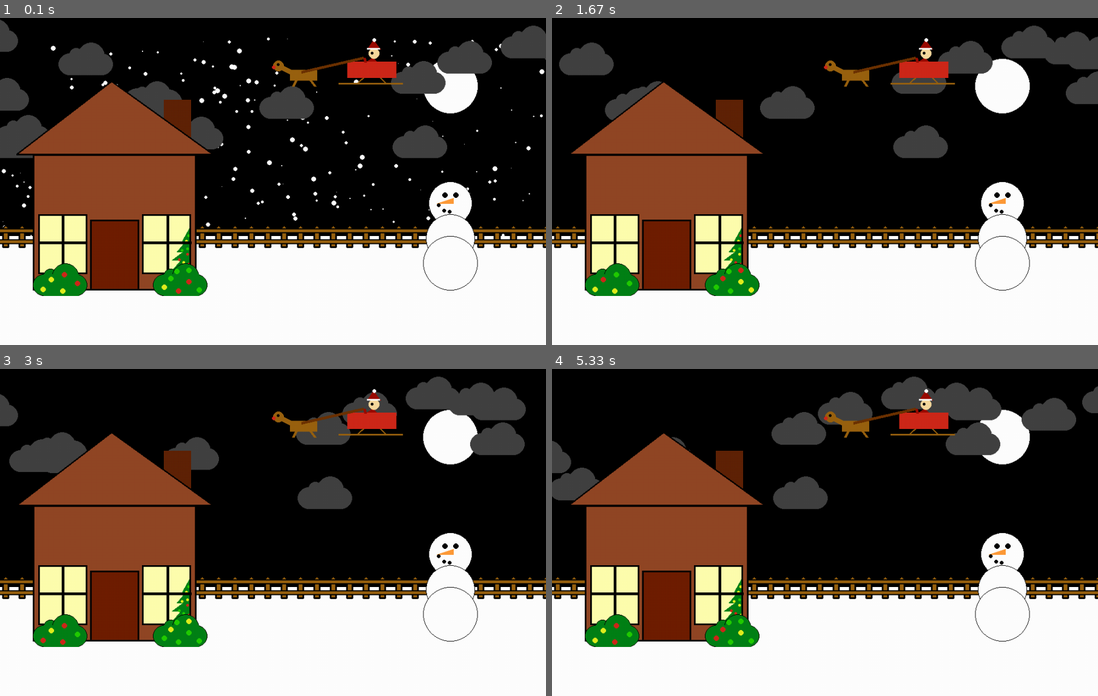
Above: before the commit, frames 1-4 (two rows, left to right).
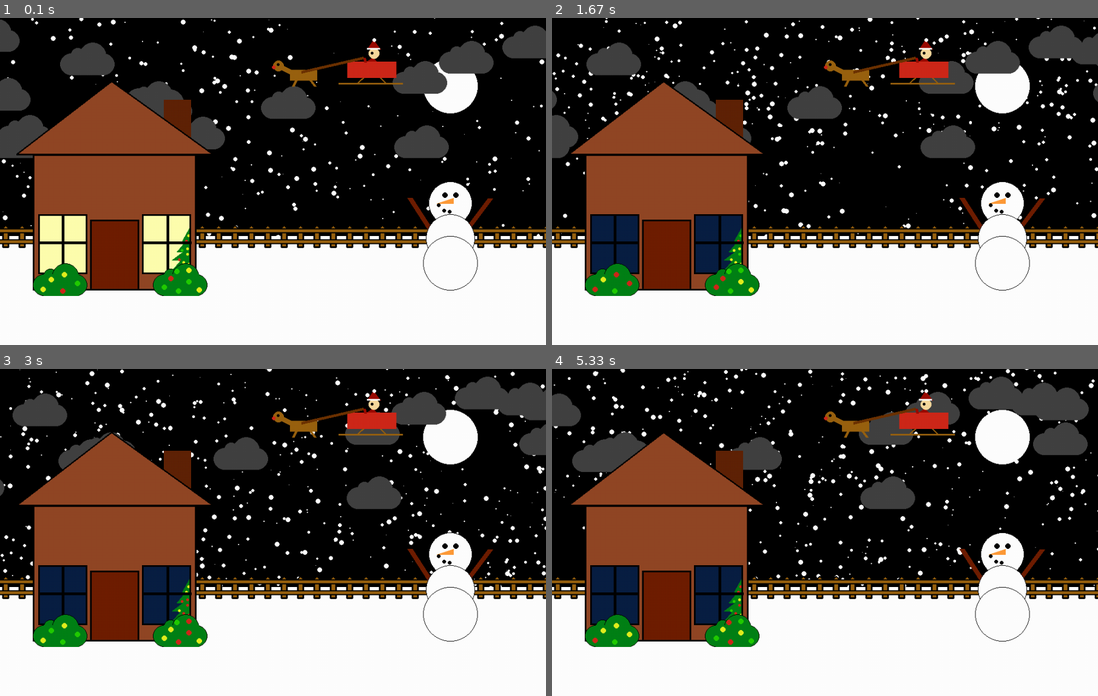
Above: after the commit, the same moments.

Repository: nicelion/snowy_day.py
Game: pygame game, started from snowy_day.py
Same seed, same stepped clock (60 frames per second), same inputs: the game is played once before the commit and once after it.
Inputs:
- Up to frame 1 (0.1 s): no input
- Up to frame 2 (1.67 s): tap Space at 0.33 s
- Up to frame 3 (3 s): no input
- Up to frame 4 (5.33 s): no input

The runs differ from the first frame. In frame 1, 2.6% of the frame differs, in the area x 0-100%, y 0-85%; in frame 2, 11%; in frame 3, 13%; in frame 4, 15%.

Commit message:
Add files via upload

Diff:
--- a/PYColor.py
+++ b/PYColor.py
@@ -27,7 +27,7 @@
     return (75, 200, 255)
 
 def blueColor():
-    return rgb(31, 121, 239)
+    return rgb(9, 32, 68)
 
 
 def brownColor():
--- a/snowy_day.py
+++ b/snowy_day.py
@@ -28,7 +28,7 @@
 
 # Timer
 clock = pygame.time.Clock()
-refresh_rate = 60
+refresh_rate = 30
 
 
 def draw_cloud(x, y):
@@ -67,10 +67,11 @@
     clouds.append([x, y])
 
 snow = []
-for i in range(800):
+for n in range(1000):
     x = random.randrange(0, 1600)
     y = random.randrange(0, 800)
     r = random.randrange(1, 10)
+    speed = random.randrange(1,4)
     snow.append([x, y, r, r])
 
 # Game loop
@@ -104,6 +105,7 @@
 
     pygame.draw.line(screen, PYColor.colorWithRGB(109, 51, 0), [552, 99],[665, 73], 5)
 
+lights_on = True
 
 while not done:
     # Event processing
@@ -112,6 +114,9 @@
                 done = True
         elif event.type == pygame.MOUSEBUTTONUP:  # or MOUSEBUTTONDOWN depending on what you want.
             print(event.pos)
+        elif event.type == pygame.KEYDOWN:
+            if event.key == pygame.K_SPACE:
+                lights_on = not lights_on
 
 
 
@@ -125,9 +130,10 @@
         c[1] = random.randrange(0, 200)
     for s in snow:
         s[1] += 6
-    if s[1] > 700:
-        s[0] = random.randrange(0, Screen.x)
-        s[1] = random.randrange(0, Screen.x)
+
+        if s[1] > 700:
+            s[0] = random.randrange(0, Screen.x)
+            s[1] = random.randrange(-200, 0)
 
     # Drawing code
 
@@ -188,8 +194,13 @@
     pygame.draw.rect(screen, PYColor.darkBownColor(), [165, 370, 90,130])
     pygame.draw.rect(screen, PYColor.blackColor(), [165, 370, 90,130], 3)
 
-    pygame.draw.rect(screen, PYColor.yellowColor(), [260, 360, 90, 110])
-    pygame.draw.rect(screen, PYColor.yellowColor(), [70, 360, 90, 110])
+
+    if lights_on:
+        pygame.draw.rect(screen, PYColor.yellowColor(), [260, 360, 90, 110])
+        pygame.draw.rect(screen, PYColor.yellowColor(), [70, 360, 90, 110])
+    else:
+        pygame.draw.rect(screen, PYColor.blueColor(), [260, 360, 90, 110])
+        pygame.draw.rect(screen, PYColor.blueColor(), [70, 360, 90, 110])
 
     pygame.draw.polygon(screen, PYColor.greenColor(), [[349, 352+30], [349, 379+30], [334, 379+30]])
     pygame.draw.polygon(screen, PYColor.greenColor(), [[349, 369+30], [349, 399+30], [324, 399+30]])
@@ -251,11 +262,15 @@
     pygame.draw.ellipse(screen, PYColor.blackColor(), [810,350, 7, 7])
     pygame.draw.ellipse(screen, PYColor.blackColor(), [820,352, 7, 7])
 
+    pygame.draw.line(screen, PYColor.darkBownColor(), [795, 400], [750, 330], 10)
+    pygame.draw.line(screen, PYColor.darkBownColor(), [853, 390], [897, 331], 10)
 
     pygame.draw.ellipse(screen, PYColor.whiteColor(), [780, 360, 90, 90])
     pygame.draw.ellipse(screen, PYColor.blackColor(), [780, 360, 90, 90], 1)
     pygame.draw.ellipse(screen, PYColor.whiteColor(), [775, 400, 100, 100])
     pygame.draw.ellipse(screen, PYColor.blackColor(), [775, 400, 100, 100], 1)
+
+
 
 
 # Update screen
